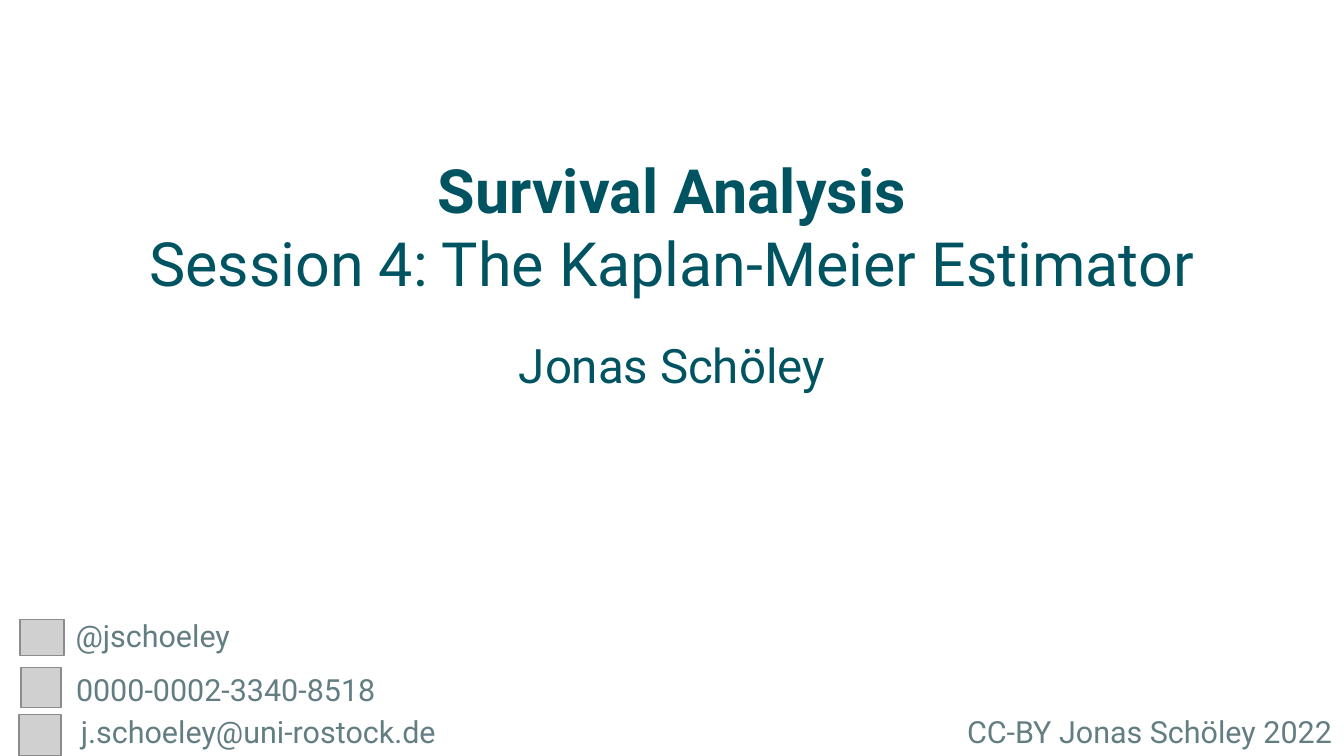
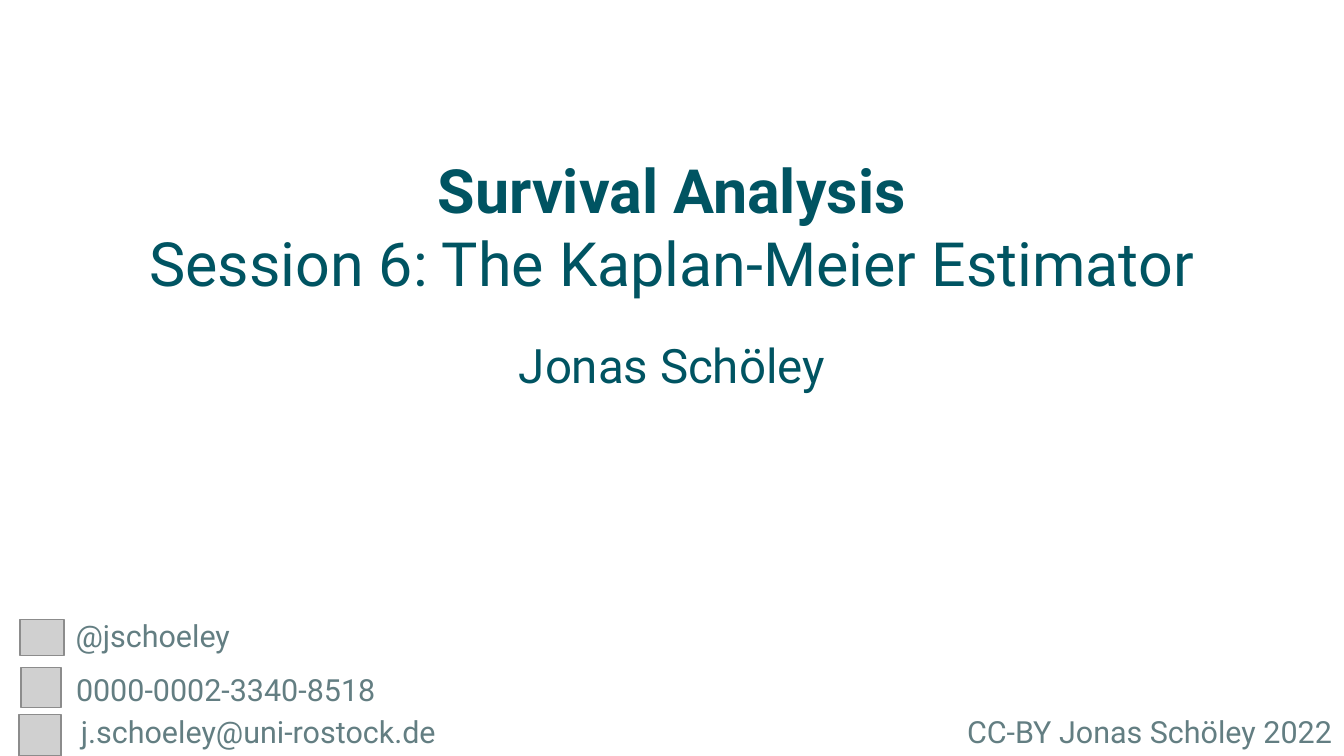
Before and after one commit to jschoeley/survival_analysis-ur-ss22, a slide deck: slide 1 of 06-the_kaplan_meier_estimator/doc/06-the_kaplan_meier_estimator.odp. Drawn at 1344x756 pixels with LibreOffice and Linux fonts; fonts in the diff are those of the drawing; grey boxes stand for pictures. Boxes give left, top, right and bottom in pixels: in the first picture for what was removed or moved away, otherwise in the second. Text is boxed around its words. In the diff, an @@ line names an element or a change of style, - is before the commit and + after.

Commit message:
Update Session 6

```diff
--- a/06-the_kaplan_meier_estimator/doc/06-the_kaplan_meier_estimator.odp
+++ b/06-the_kaplan_meier_estimator/doc/06-the_kaplan_meier_estimator.odp
@@ title at [149,167,1194,299]: text changed @@
-Survival Analysis
-Session 4: The Kaplan-Meier Estimator
+Survival Analysis
+Session 6: The Kaplan-Meier Estimator
```
Also in this commit, not shown: 14 other slides changed, 5 other files.
